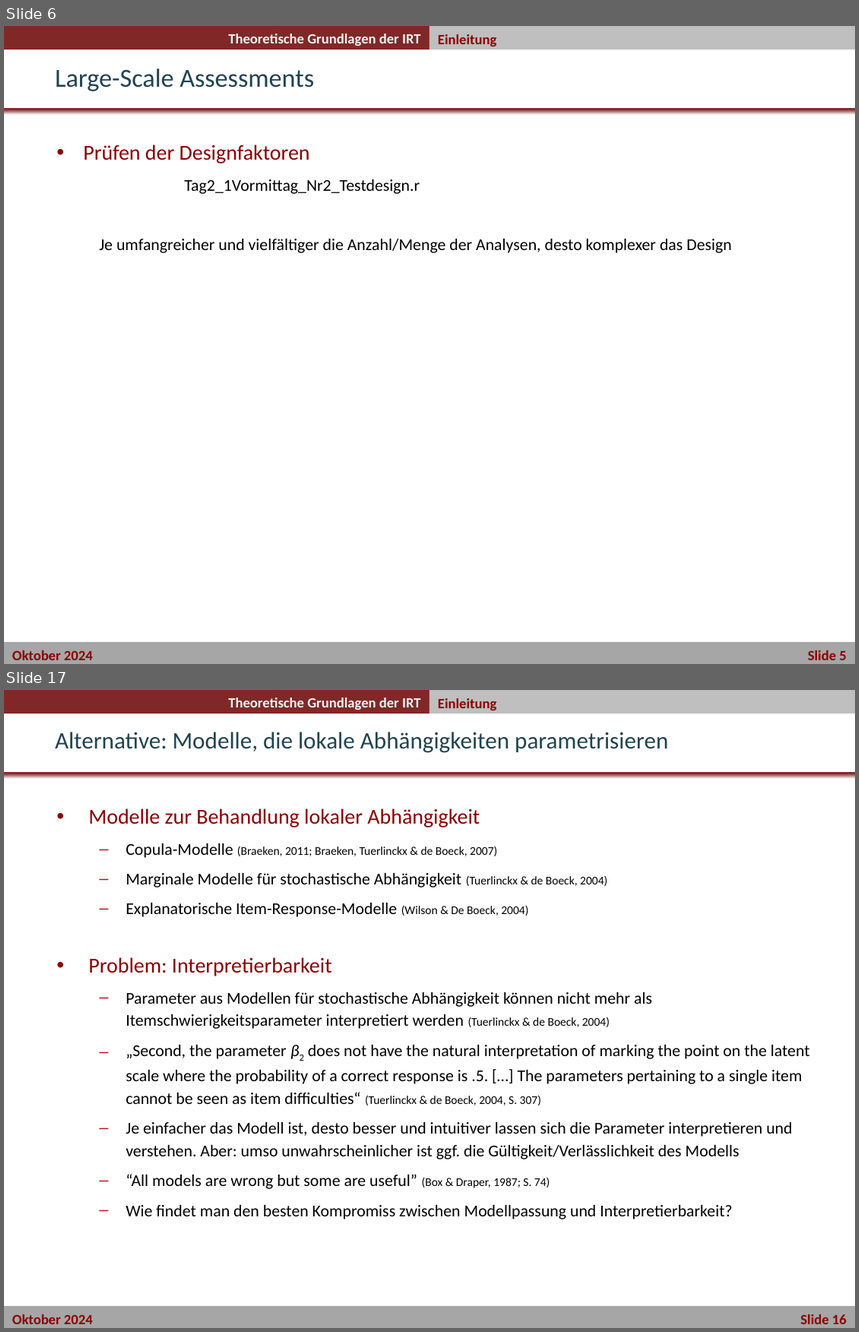
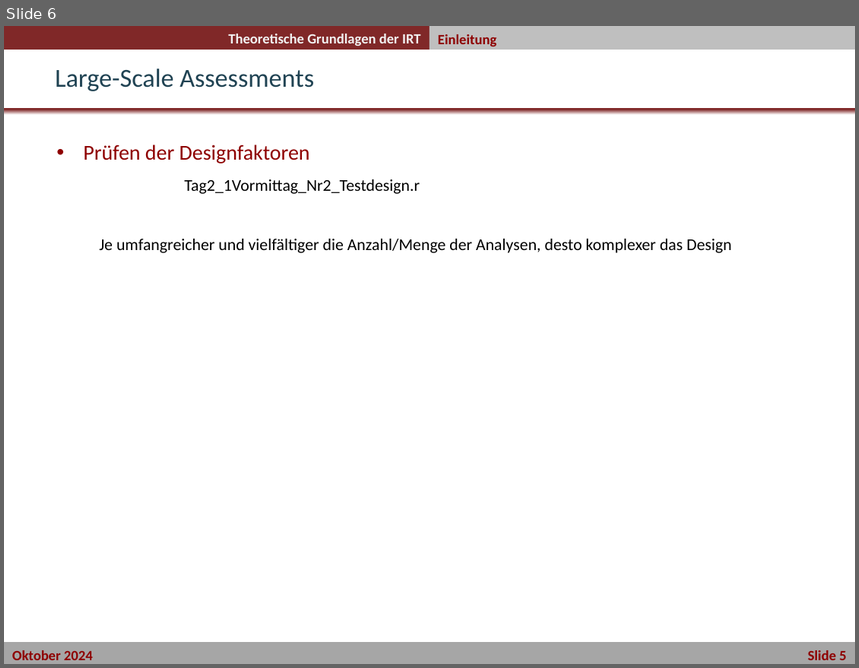
Before and after one commit to nickhaf/IRT_workshop, a slide deck: slides/Tag2_1Vormittag_Nr2_Testdesigns/Testdesigns.pptx. Shown one above the other, each under a label of ours: slides 6 and 17 before the commit, slide 6 after it; the slides between them are not shown. The pictures are 859x1332 and 859x668 pixels, drawn with LibreOffice and Linux fonts; fonts in the diff are those of the drawing; background and template pictures are left out. Boxes give left, top, right and bottom in pixels: in the first picture for what was removed or moved away, otherwise in the second. Text is boxed around its words. In the diff, an @@ line names an element or a change of style, - is before the commit and + after.

```diff
--- a/slides/Tag2_1Vormittag_Nr2_Testdesigns/Testdesigns.pptx
+++ b/slides/Tag2_1Vormittag_Nr2_Testdesigns/Testdesigns.pptx
@@ slide 17 removed at bbox=[4, 690, 855, 1328], background #FFFFFF; not listed: 5 template elements that a slide beside it also shows @@
@@ text removed at bbox=[438, 698, 496, 711] @@
-Einleitung
@@ title removed at bbox=[55, 732, 668, 753] @@
-Alternative: Modelle, die lokale Abhängigkeiten parametrisieren
@@ text removed at bbox=[88, 809, 810, 1220] @@
-• Modelle zur Behandlung lokaler Abhängigkeit
-  – Copula-Modelle (Braeken, 2011; Braeken, Tuerlinckx & de Boeck, 2007)
-  – Marginale Modelle für stochastische Abhängigkeit (Tuerlinckx & de Boeck, 2004)
-  – Explanatorische Item-Response-Modelle (Wilson & De Boeck, 2004)
-• Problem: Interpretierbarkeit
-  – Parameter aus Modellen für stochastische Abhängigkeit können nicht mehr als Itemschwierigkeitsparameter interpretiert werden (Tuerlinckx & de Boeck, 2004)
-  – „Second, the parameter β2 does not have the natural interpretation of marking the point on the latent scale where the probability of a correct response is .5. […] The parameters pertaining to a single item cannot be seen as item difficulties“ (Tuerlinckx & de Boeck, 2004, S. 307)
-  – Je einfacher das Modell ist, desto besser und intuitiver lassen sich die Parameter interpretieren und verstehen. Aber: umso unwahrscheinlicher ist ggf. die Gültigkeit/Verlässlichkeit des Modells
-  – “All models are wrong but some are useful” (Box & Draper, 1987; S. 74)
-  – Wie findet man den besten Kompromiss zwischen Modellpassung und Interpretierbarkeit?
```
Also in this commit, not shown: 1 slide changed, 11 other slides removed, 10 other files.
